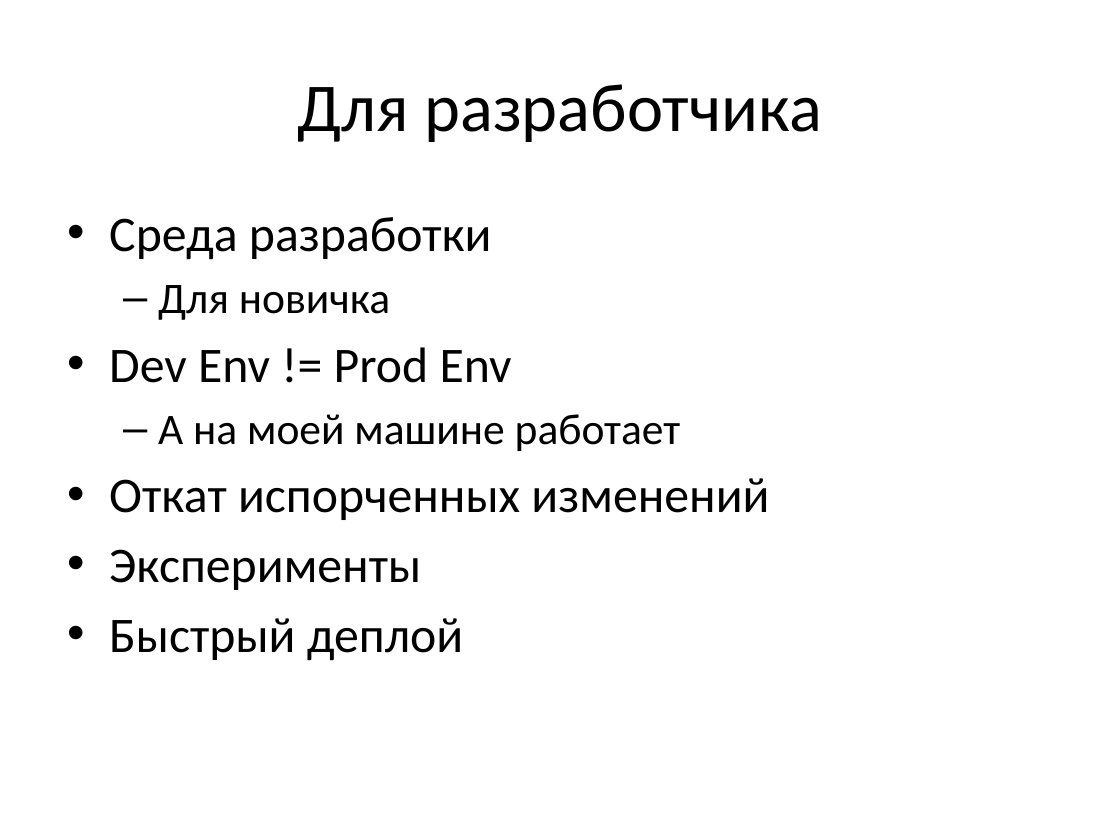
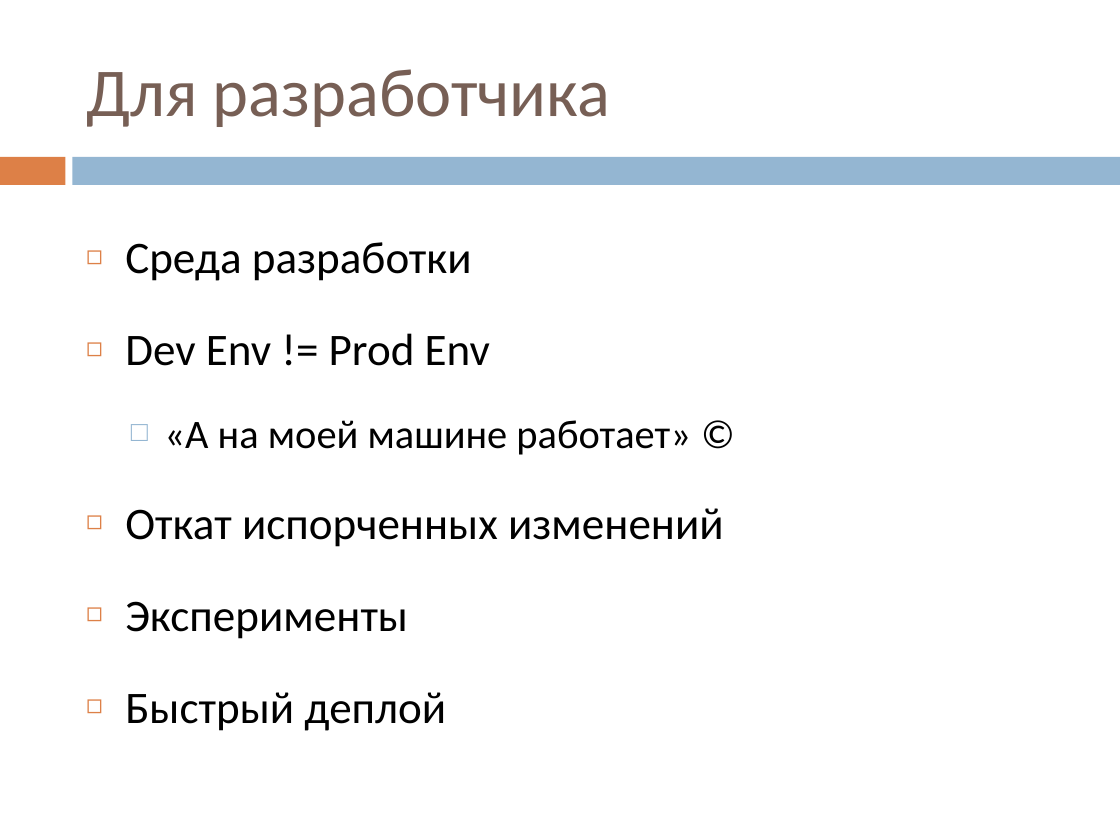
Before and after one commit to vitali-kviatkouski/personal, a slide deck: slide 23 of MiniQ/Virtualization.pptx (slide 21 before the commit). Drawn at 1120x840 pixels with LibreOffice and Linux fonts; fonts in the diff are those of the drawing. Boxes give left, top, right and bottom in pixels: in the first picture for what was removed or moved away, otherwise in the second. Text is boxed around its words. In the diff, an @@ line names an element or a change of style, - is before the commit and + after.

```diff
--- a/MiniQ/Virtualization.pptx
+++ b/MiniQ/Virtualization.pptx
@@ title "Для разработчика": place and size @@
-title "Для разработчика" at box(298, 84, 821, 142)
+title "Для разработчика" at box(86, 69, 610, 127)
@@ title "Для разработчика" at box(86, 69, 610, 127): text colour #000000 to #775F55; alignment centre to left @@
@@ rectangle added at box(0, 157, 65, 185), fill #DD8047 @@
@@ rectangle added at box(73, 157, 1120, 185), fill #94B6D2 @@
@@ text "Среда разработки": place and size @@
-text "Среда разработки" at box(109, 217, 769, 661)
+text "Среда разработки" at box(125, 242, 724, 731)
@@ text at box(125, 242, 724, 731): size 32 to 29 pt in "Среда разработки", "Dev Env != Prod Env", "Откат испорченных изменений", "Эксперименты" and 1 more places; bullet • to ◻; line spacing 1 to 1.5 @@
@@ text at box(158, 285, 390, 320): paragraph removed @@
-  – Для новичка
@@ text at box(164, 420, 691, 455): text changed; size 28 to 26 pt @@
-  – А на моей машине работает
+  □ «А на моей машине работает» ©
```
Also in this commit, not shown: 17 other slides changed, 7 slides added, 3 slides removed.
